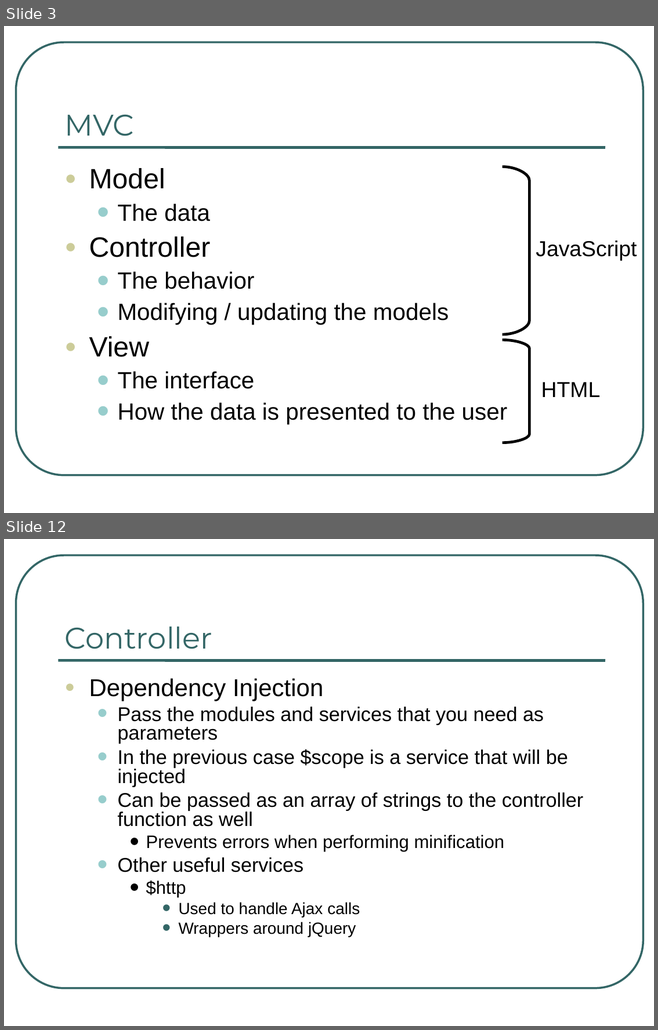
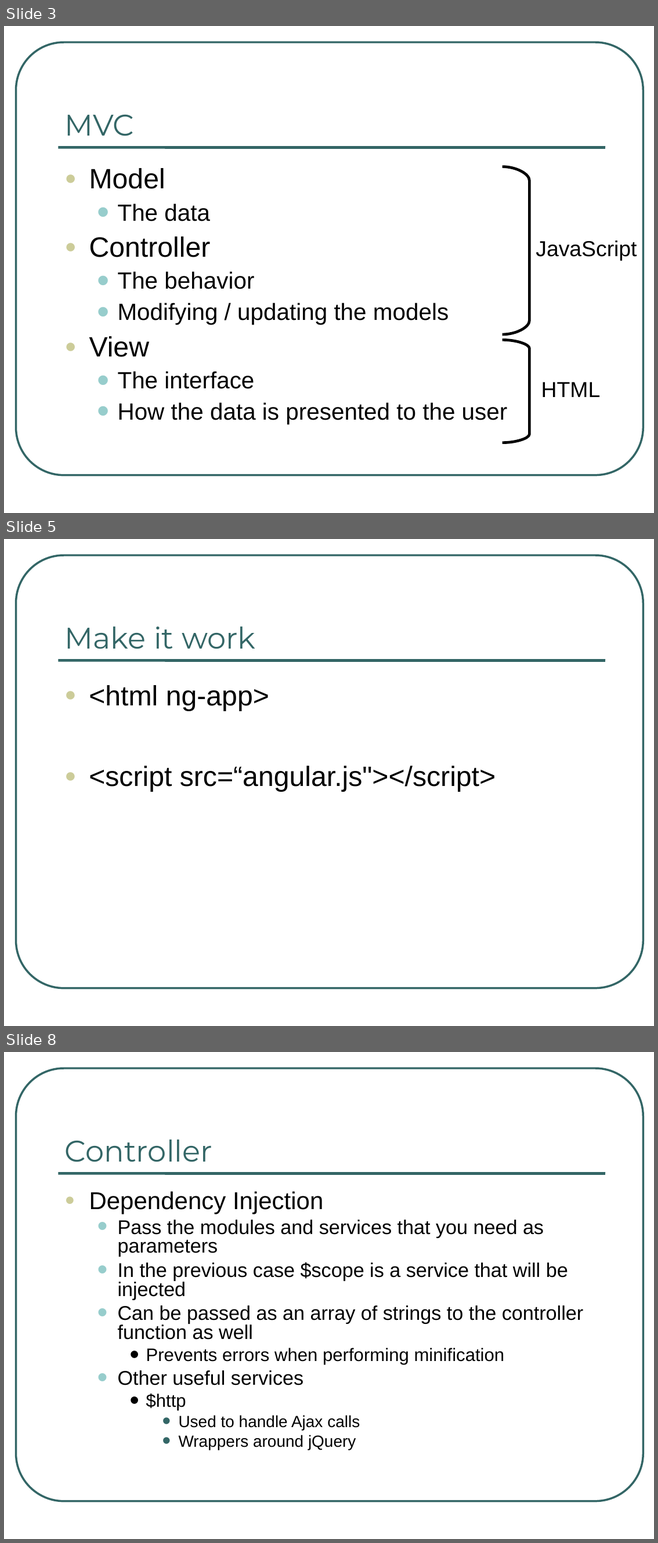
Before and after one commit to darlingtld/AngularJSTS, a slide deck: AngularJS_techshare.ppt. Shown one above the other, each under a label of ours: slides 3 and 12 before the commit, slides 3, 5 and 8 after it; the slides between them are not shown. The pictures are 658x1030 and 658x1543 pixels, drawn with LibreOffice and Linux fonts; fonts in the diff are those of the drawing. Boxes give left, top, right and bottom in pixels: in the first picture for what was removed or moved away, otherwise in the second. Text is boxed around its words. In the diff, an @@ line names an element or a change of style, - is before the commit and + after.

```diff
--- a/AngularJS_techshare.ppt
+++ b/AngularJS_techshare.ppt
@@ slide 5 added at [4, 539, 654, 1026], background #FFFFFF; not listed: 2 template elements that a slide beside it also shows @@
@@ title added at [65, 627, 256, 649], 33 pt, text #336666 @@
+Make it work
@@ text added at [89, 685, 495, 792], 31 pt, text #000000 @@
+● <html ng-app>
+● <script src=“angular.js"></script>
@@ what was slide 12 is now slide 8 @@
```
Also in this commit, not shown: 3 slides changed, 2 other slides added, 7 slides removed, 3 other files.
